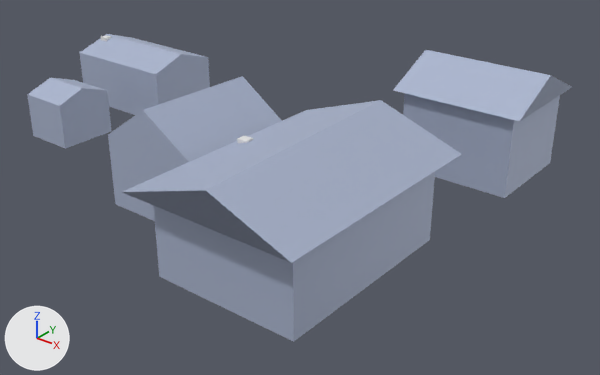
An edit to the glTF model assets/models/village.glb, drawn before and after from the same camera.
Before and after are seen from a camera (50 mm lens) standing at (77.3, -87.9, 45.9) and looking at (13.8, -8.5, -3.3). The lights are fixed; the arrows at lower left show +X, +Y and +Z. The first picture is the older version. Where no turn or scale is listed for an object, it has been applied to the vertices.
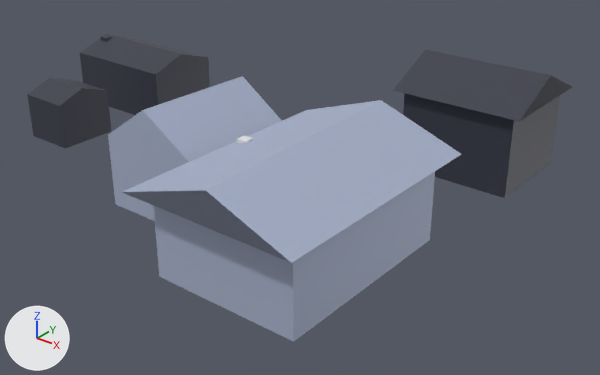
Pixel boxes (x1, y1, x2, y2) of what changed, in the pictures (600 x 375 px):
```json
{"object": "Cube.024", "change": "recoloured", "before": [393, 50, 572, 198], "after": [393, 50, 572, 198], "on screen": "darker"}
{"object": "Cube.023", "change": "recoloured", "before": [80, 34, 210, 115], "after": [80, 34, 210, 115], "on screen": "blue to greyish blue"}
{"object": "Cube.026", "change": "recoloured", "before": [27, 78, 111, 149], "after": [27, 78, 111, 149], "on screen": "darker"}
```

Scene script edits in JSON lines:
```json
{"op": "add", "block": "mat_material_018", "code": ["mat_material_018 = principled_material('Material.018')", "mat_material_018.base_color = (0.0374, 0.0408, 0.063)  # greyish blue #363947"]}
{"block": "me_cube_024", "where": "me_cube_024.from_pydata(...)  # 10 vertices, 16 faces; spans x -9.1..9.1, y -5.6..5.6, z -4.0..5.8"}
{"op": "remove", "block": "me_cube_024", "code": "me_cube_024.materials.append(mat_material_017)  # blue #afb9d2"}
{"op": "add", "block": "me_cube_024", "code": "me_cube_024.materials.append(mat_material_018)  # greyish blue #363947"}
{"block": "me_cube_025", "where": "me_cube_025.from_pydata(...)  # 14 vertices, 24 faces; spans x -9.1..9.1, y -8.1..8.1, z -5.7..9.1"}
{"op": "remove", "block": "me_cube_025", "code": "me_cube_025.materials.append(mat_material_017)  # blue #afb9d2"}
{"op": "add", "block": "me_cube_025", "code": "me_cube_025.materials.append(mat_material_018)  # greyish blue #363947"}
{"block": "me_cube_027", "where": "me_cube_027.from_pydata(...)  # 10 vertices, 16 faces; spans x -3.83..3.83, y -4.26..4.26, z -3.27..4.78"}
{"op": "remove", "block": "me_cube_027", "code": "me_cube_027.materials.append(mat_material_017)  # blue #afb9d2"}
{"op": "add", "block": "me_cube_027", "code": "me_cube_027.materials.append(mat_material_018)  # greyish blue #363947"}
```
